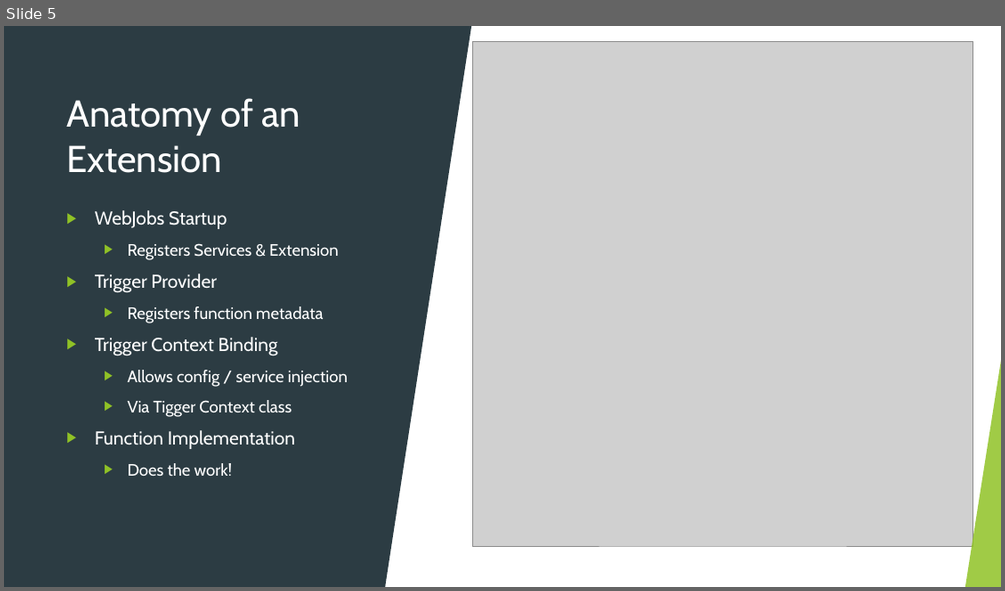
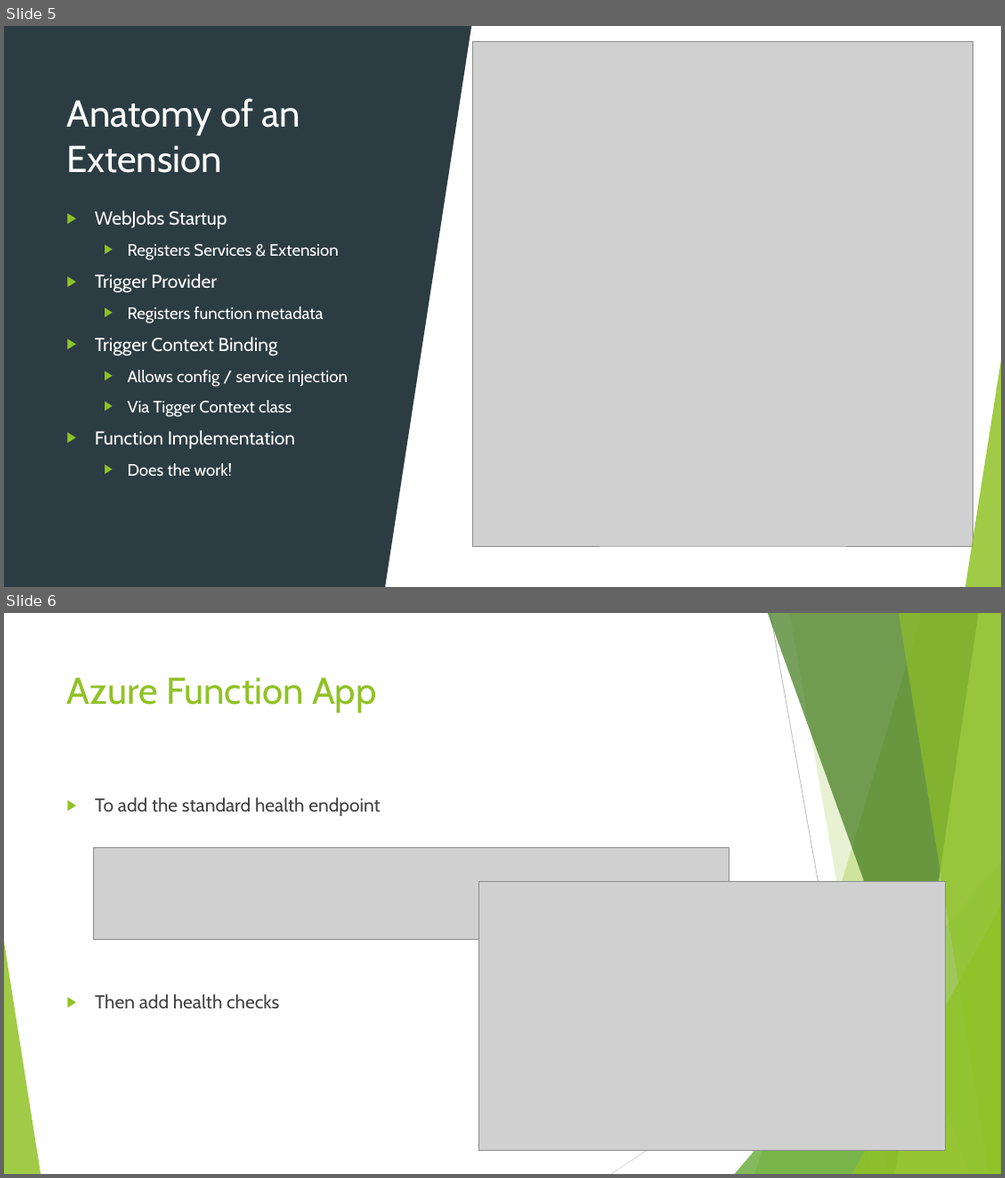
Before and after one commit to Rammesses/Azure.Functions.HealthEndpoints, a slide deck: Global Azure London - 2023-05-12.pptx. Shown one above the other, each under a label of ours: slide 5 before the commit, slides 5 and 6 after it. The pictures are 1005x591 and 1005x1178 pixels, drawn with LibreOffice and Linux fonts; fonts in the diff are those of the drawing; grey boxes stand for pictures. Boxes give left, top, right and bottom in pixels: in the first picture for what was removed or moved away, otherwise in the second. Text is boxed around its words. In the diff, an @@ line names an element or a change of style, - is before the commit and + after.

Commit message:
Updated PPTX, plus minor code cleanups

```diff
--- a/Global Azure London - 2023-05-12.pptx
+++ b/Global Azure London - 2023-05-12.pptx
@@ slide 6 added at [4,613,1001,1174], background #FFFFFF; not listed: 10 template elements that a slide beside it also shows @@
@@ title added at [67,677,377,713], 36 pt, text #90C226 @@
+Azure Function App
@@ text added at [95,797,380,1008], 18 pt, text #404040 @@
+▶ To add the standard health endpoint
+▶ Then add health checks
@@ picture added at [93,847,728,939] @@
@@ picture added at [479,882,946,1151] @@
```
Also in this commit, not shown: 3 other files.
